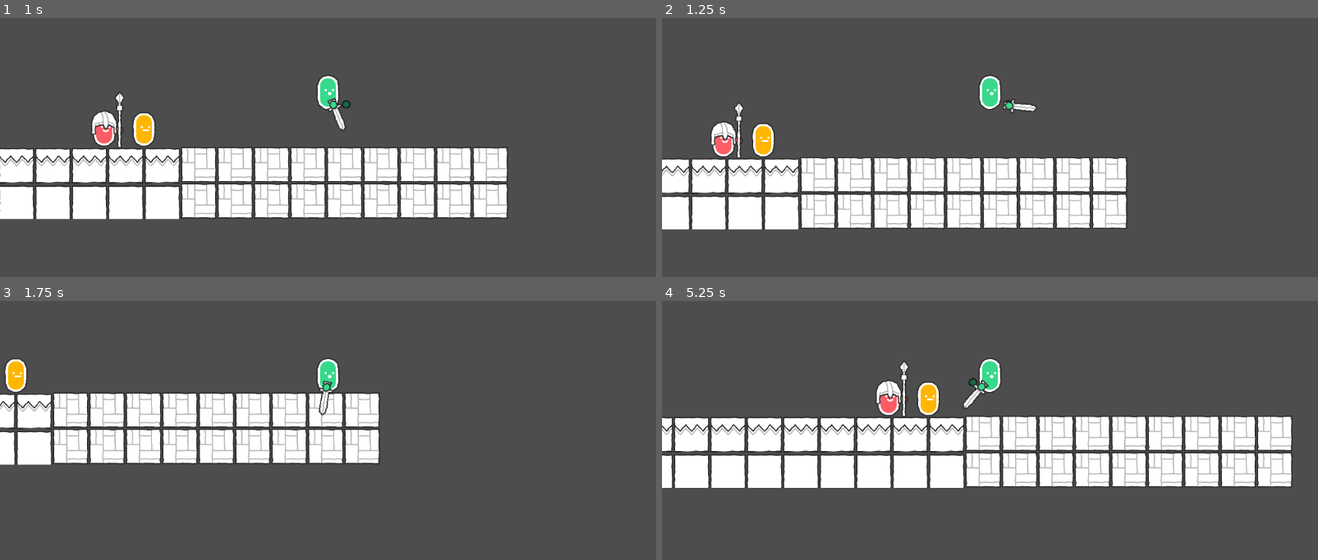
Above: before the commit, frames 1-4 (two rows, left to right).
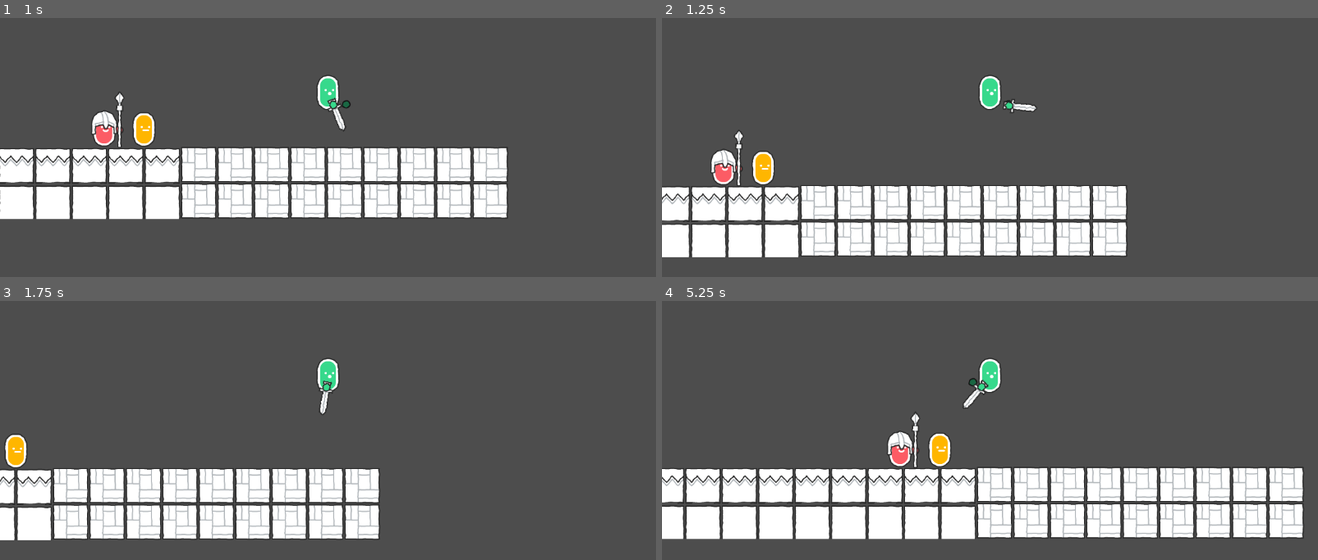
Above: after the commit, the same moments.

Repository: kung-fu-mari/collab_test
Game: Godot game, scene res://Scenes/AnimationPlayerTest.tscn
The game is run twice, just before and just after one commit, with the same random seed, the same clock (stepped at 60 frames per second) and the same inputs.
Inputs:
- Up to frame 1 (1 s): hold D (right) from 0.53 s (still down); hold Z (attack) from 0.53 s (still down); tap W (up) at 0.77, 0.8 s
- Up to frame 2 (1.25 s): keep holding D (right); keep holding Z (attack); tap W (up) at 1.07 s
- Up to frame 3 (1.75 s): keep holding D (right); release Z (attack) at 1.28 s; tap W (up) at 1.35, 1.52 s; tap Z (attack) at 1.55 s
- Up to frame 4 (5.25 s): tap W (up) at 1.82, 2.3, 3.02, 3.32, 3.6, 3.77, 4.07, 4.52, 4.82 s; release D (right) at 2.03 s; hold A (left) 2.03-2.78 s; hold Z (attack) 2.03-2.78 s; hold D (right) 2.78-4.28 s; tap Z (attack) at 2.85, 4.35 s; hold A (left) 4.28-5.03 s; hold D (right) from 5.03 s (still down); hold Z (attack) from 5.03 s (still down)

Frame 1 is identical in both runs. In frame 2, 20% of the frame differs, in the area x 0-71%, y 32-93%; in frame 3, 30%; in frame 4, 39%, in the area x 0-98%, y 23-93%.

Commit message:
Add double jump, states var

Diff:
--- a/Scripts/Player/Player.gd
+++ b/Scripts/Player/Player.gd
@@ -5,21 +5,30 @@
 
 const SPEED := 300.0
 const JUMP_VELOCITY := -400.0
+const MAX_JUMPS := 2
 
-var running := false
-var swinging := false
+var jumps_left := MAX_JUMPS
+var current_state : String = "idle"
+#var running := false
+#var swinging := false
 
 func _physics_process(delta: float) -> void:
 	# Add the gravity.
 	if not is_on_floor():
 		velocity += get_gravity() * delta
 
-	if Input.is_action_just_pressed("up") and is_on_floor():
+	if is_on_floor():
+		jumps_left = MAX_JUMPS
+
+	if Input.is_action_just_pressed("up") and jumps_left > 0:
+		jumps_left -= 1
 		velocity.y = JUMP_VELOCITY
+
 
 	var direction := Input.get_axis("left", "right")
 	if direction:
-		running = true
+		if current_state != "swinging":
+			current_state = "running"
 		if direction < 0:
 			$SpriteContainer.scale.x = -1
 		else:
@@ -27,7 +36,8 @@
 		velocity.x = direction * SPEED
 	else:
 		if velocity.x == 0:
-			running = false
+			if current_state != "swinging":
+				current_state = "idle"
 		velocity.x = move_toward(velocity.x, 0, SPEED)
 	move_and_slide()
 
@@ -38,15 +48,15 @@
 	handle_animation()
 
 func check_for_attack() -> void:
-	if Input.is_action_pressed("attack") and swinging == false:
-		swinging = true
+	if Input.is_action_pressed("attack") and current_state != "swinging":
+		current_state = "swinging"
 		hitbox.set_collision_layer_value(1, true)
 
 func handle_animation() -> void:
-	if swinging:
+	if current_state == "swinging":
 		if anim_player.current_animation != "swing_sword_1":
 			anim_player.play("swing_sword_1")
-	elif running:
+	elif current_state == "running":
 		if anim_player.current_animation != "run":
 			anim_player.play("run")
 	else:
@@ -54,5 +64,8 @@
 			anim_player.play("idle")
 
 func set_sword_hitbox(value: bool) -> void:
-	swinging = value
-	hitbox.set_collision_layer_value(1, swinging)
+	if value:
+		current_state = "swinging"
+	else:
+		current_state = ""
+	hitbox.set_collision_layer_value(1, value)
